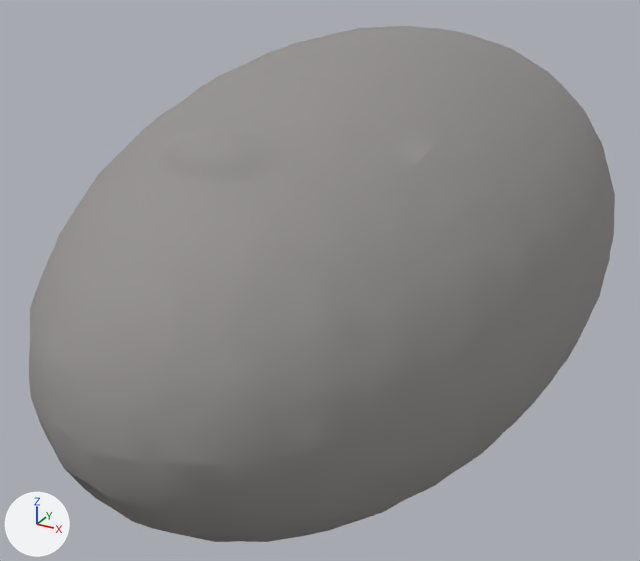
The glTF model godot/assets/models/creatures/rockyshark/segment0.glb as it was, and as the next commit left it.
Camera for both pictures: a camera (50 mm lens) standing at (0.689, -1.458, 0.628) and looking at (-0.071, -0.076, -0.062). Every picture has the same lights, and +X, +Y and +Z are marked at lower left. The older version comes first. Where no turn or scale is listed for an object, it has been applied to the vertices.

Objects in the first picture: 'Segment0'.
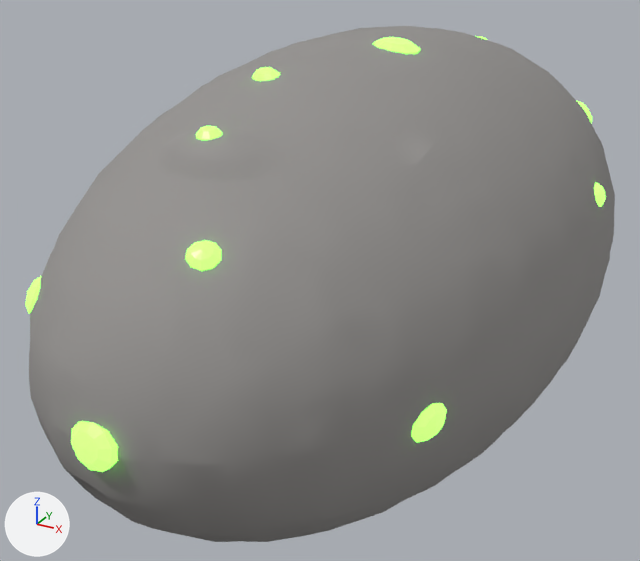
Location of each change, (x1, y1, x2, y2) in pixels of the pictures (640 x 561 px):
'PoreS9', added (green)
    after: (71, 421, 118, 472)
'PoreS1', added (green)
    after: (411, 403, 447, 443)
'PoreS2', added (green)
    after: (185, 240, 222, 271)
'PoreS6', added (green)
    after: (373, 37, 420, 54)
'PoreS12', added
    after: (25, 276, 41, 314)
'PoreS5', added
    after: (196, 126, 222, 140)
'PoreS7', added
    after: (252, 67, 280, 81)
'PoreS13', added
    after: (594, 183, 606, 207)
'PoreS8', added
    after: (577, 101, 592, 124)
'PoreS11', now drawn (mostly hidden)
    after: (476, 36, 487, 40)

Diff of the bpy script that builds the scene:
```diff
--- a/godot/assets/models/creatures/rockyshark/segment0.glb.py
+++ b/godot/assets/models/creatures/rockyshark/segment0.glb.py
@@ mat_glow @@
 mat_glow = principled_material('Glow')
-mat_glow.base_color = (0.12, 0.85, 0.25)  # green #61ed89
+mat_glow.base_color = (0.22, 1.0, 0.08)  # green #81ff50
 mat_glow.roughness = 0.35
-mat_glow.emission_color = (0.141, 1.0, 0.294)  # green #69ff94
+mat_glow.emission_color = (0.22, 1.0, 0.08)  # green #81ff50
 mat_glow.emission_strength = 2.125
@@ me_pores13 @@
+me_pores13.from_pydata(...)  # 42 vertices, 80 faces; spans x -0.0182..0.0182, y -0.0238..0.0238, z -0.0235..0.0235
+me_pores13.materials.append(mat_glow)  # green #81ff50, glowing green #81ff50
@@ me_pores12 @@
+me_pores12.from_pydata(...)  # 42 vertices, 80 faces; spans x -0.0265..0.0265, y -0.0334..0.0334, z -0.0275..0.0275
+me_pores12.materials.append(mat_glow)  # green #81ff50, glowing green #81ff50
@@ me_pores9 @@
+me_pores9.from_pydata(...)  # 42 vertices, 80 faces; spans x -0.0374..0.0374, y -0.0187..0.0187, z -0.033..0.033
+me_pores9.materials.append(mat_glow)  # green #81ff50, glowing green #81ff50
@@ me_pores8 @@
+me_pores8.from_pydata(...)  # 42 vertices, 80 faces; spans x -0.0265..0.0265, y -0.0364..0.0364, z -0.028..0.028
+me_pores8.materials.append(mat_glow)  # green #81ff50, glowing green #81ff50
@@ me_pores7 @@
+me_pores7.from_pydata(...)  # 42 vertices, 80 faces; spans x -0.0265..0.0265, y -0.0209..0.0209, z -0.017..0.017
+me_pores7.materials.append(mat_glow)  # green #81ff50, glowing green #81ff50
@@ me_pores6 @@
+me_pores6.from_pydata(...)  # 42 vertices, 80 faces; spans x -0.0403..0.0403, y -0.0398..0.0398, z -0.0174..0.0174
+me_pores6.materials.append(mat_glow)  # green #81ff50, glowing green #81ff50
@@ me_pores5 @@
+me_pores5.from_pydata(...)  # 42 vertices, 80 faces; spans x -0.0205..0.0205, y -0.02..0.02, z -0.0174..0.0174
+me_pores5.materials.append(mat_glow)  # green #81ff50, glowing green #81ff50
@@ me_pores2 @@
+me_pores2.from_pydata(...)  # 42 vertices, 80 faces; spans x -0.0236..0.0236, y -0.0215..0.0215, z -0.0193..0.0193
+me_pores2.materials.append(mat_glow)  # green #81ff50, glowing green #81ff50
@@ me_pores1 @@
+me_pores1.from_pydata(...)  # 42 vertices, 80 faces; spans x -0.0211..0.0211, y -0.0319..0.0319, z -0.0317..0.0317
+me_pores1.materials.append(mat_glow)  # green #81ff50, glowing green #81ff50
@@ ob_pores13 @@
+ob_pores13 = bpy.data.objects.new('PoreS13', me_pores13)
+ob_pores13.location = (0.392, 0.094, 0.134)
@@ ob_pores12 @@
+ob_pores12 = bpy.data.objects.new('PoreS12', me_pores12)
+ob_pores12.location = (-0.233, -0.626, 0.091)
@@ ob_pores9 @@
+ob_pores9 = bpy.data.objects.new('PoreS9', me_pores9)
+ob_pores9.location = (0.0, -0.782, 0.002)
@@ ob_pores8 @@
+ob_pores8 = bpy.data.objects.new('PoreS8', me_pores8)
+ob_pores8.location = (0.28, 0.419, 0.202)
@@ ob_pores7 @@
+ob_pores7 = bpy.data.objects.new('PoreS7', me_pores7)
+ob_pores7.location = (-0.047, -0.29, 0.363)
@@ ob_pores6 @@
+ob_pores6 = bpy.data.objects.new('PoreS6', me_pores6)
+ob_pores6.location = (0.069, -0.067, 0.386)
@@ ob_pores5 @@
+ob_pores5 = bpy.data.objects.new('PoreS5', me_pores5)
+ob_pores5.location = (-0.016, -0.488, 0.319)
@@ ob_pores2 @@
+ob_pores2 = bpy.data.objects.new('PoreS2', me_pores2)
+ob_pores2.location = (0.075, -0.637, 0.215)
@@ ob_pores1 @@
+ob_pores1 = bpy.data.objects.new('PoreS1', me_pores1)
+ob_pores1.location = (0.324, -0.495, -0.024)
```
